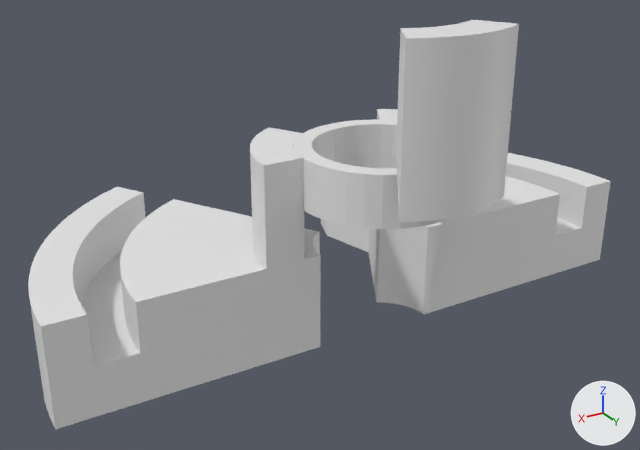
The Blender file Generator/3d parts/50cm model magnet/all.blend: old version first, new version second.
Both versions are drawn from a 50 mm camera at (45.5, 64.7, 28.2) aimed at (2.8, -6.5, -7.4). Every picture has the same lights, and +X, +Y and +Z are marked at lower right. The same objects are shown in both versions, whatever each file hides.

The first picture shows 'Cubeorig-l', 'Cubeorig-r', 'detach', 'holder'.
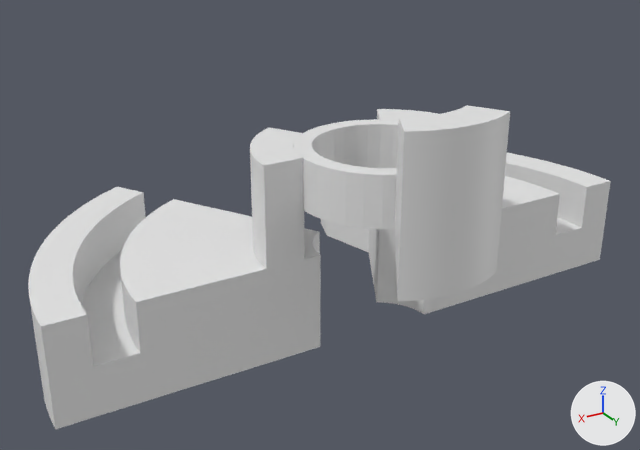
What differs and where, as boxes (x1, y1, x2, y2) in the pictures (640 x 450 px):
'detach', moved, rescaled (6% narrower)
    before: (396, 20, 519, 222)
    after: (395, 105, 510, 301)

The change in detail:
me_cube_004 has 334 vertices, 252 faces and spans x -5.0..5.0, y 2.5..3.8, z 24.6..54.6.
me_cube_004 is used by ob_detach; location (0.0, 0.0, -12.5); scale (0.1, 3.25, 0.5).
me_cube_004 part 1: the whole mesh is moved by (0.0, -3.2, -40.1).
Object 'detach' (ob_detach) moves from (0.0, 0.0, -12.5) to (0.0, 10.56, 0.25).
Object 'detach' (ob_detach) is rescaled from (0.1, 3.25, 0.5) to (0.1, 3.19, 0.5).
